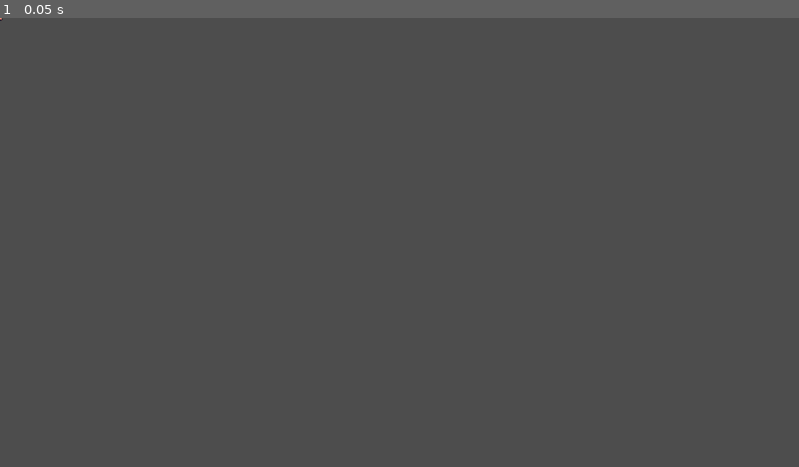
Above: before the commit, frame 1.
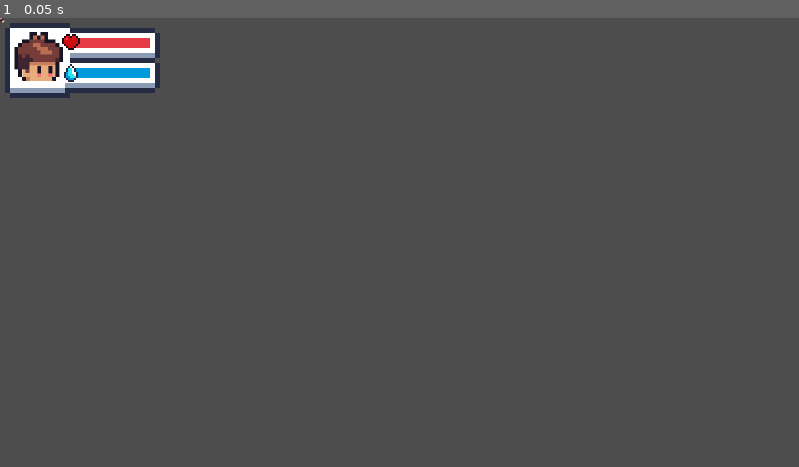
Above: after the commit, the same moment.

Repository: BenedictZir/farmageddon
Game: Godot game, scene res://Scenes/Player/player.tscn
The game is run twice, just before and just after one commit, with the same random seed, the same clock (stepped at 60 frames per second) and the same inputs. The project has no main scene, so this scene is started directly.
Inputs:
- Up to frame 1 (0.05 s): no input

The runs differ from the first frame. In frame 1, 3.0% of the frame differs, in the area x 0-21%, y 0-18%.
Error before the commit: Attempt to call function 'update_bars' in base 'null instance' on a null instance. (res://Scripts/Player/player.gd:52)

Commit message:
feat: player hud

Diff:
--- a/Scenes/Player/player.tscn
+++ b/Scenes/Player/player.tscn
@@ -1,7 +1,12 @@
 [gd_scene format=3 uid="uid://dovflfem0i0ky"]
 
+[ext_resource type="Texture2D" uid="uid://d08awmfihc4p1" path="res://Assets/Sunnyside_World_ASSET_PACK_V2.1/Sunnyside_World_ASSET_PACK_V2.1/Sunnyside_World_Assets/UI/white_progress.png" id="34_2jnj1"]
+[ext_resource type="Texture2D" uid="uid://cvx1mb8cmapil" path="res://Assets/Sunnyside_World_ASSET_PACK_V2.1/Sunnyside_World_ASSET_PACK_V2.1/Sunnyside_World_Assets/UI/expression_love.png" id="36_2aanf"]
+[ext_resource type="Texture2D" uid="uid://bhhnurqifld4k" path="res://Assets/Sunnyside_World_ASSET_PACK_V2.1/Sunnyside_World_ASSET_PACK_V2.1/Sunnyside_World_Assets/UI/hud.png" id="36_mwii3"]
+[ext_resource type="Texture2D" uid="uid://b72k0xir82vae" path="res://Assets/Sunnyside_World_ASSET_PACK_V2.1/Sunnyside_World_ASSET_PACK_V2.1/Sunnyside_World_Assets/UI/expression_working.png" id="37_2aanf"]
 [ext_resource type="PackedScene" uid="uid://c6bn0o60aqgi8" path="res://Scenes/Player/select_box.tscn" id="scn_selectbox"]
 [ext_resource type="Script" uid="uid://4iw2c8bqnaea" path="res://Scripts/Components/health_component.gd" id="scr_health"]
+[ext_resource type="Script" uid="uid://17dbl53f5w0c" path="res://Scripts/Player/player_hud.gd" id="scr_hud"]
 [ext_resource type="Script" uid="uid://cc4enjncjqjyt" path="res://Scripts/Components/movement_component.gd" id="scr_movement"]
 [ext_resource type="Script" uid="uid://b3l1tuwvfv8qj" path="res://Scripts/Player/player.gd" id="scr_player"]
 [ext_resource type="Script" uid="uid://c0a67cudkm4cw" path="res://Scripts/Player/player_visual.gd" id="scr_visual"]
@@ -1965,10 +1970,15 @@
 "speed": 12.0
 }]
 
+[sub_resource type="AtlasTexture" id="AtlasTexture_enij7"]
+atlas = ExtResource("tex_base_idle")
+region = Rect2(44, 24, 9, 10)
+
 [node name="Player" type="CharacterBody2D" unique_id=949497324]
 script = ExtResource("scr_player")
 
 [node name="CollisionShape2D" type="CollisionShape2D" parent="." unique_id=649593810]
+position = Vector2(0, -1)
 shape = SubResource("col_rect")
 
 [node name="Components" type="Node2D" parent="." unique_id=2029514981]
@@ -1999,4 +2009,51 @@
 frame_progress = 0.79641855
 
 [node name="SelectBox" parent="." unique_id=1510798765 instance=ExtResource("scn_selectbox")]
-visible = false
+
+[node name="HUD" type="CanvasLayer" parent="." unique_id=1910900308]
+script = ExtResource("scr_hud")
+
+[node name="Hud" type="Sprite2D" parent="HUD" unique_id=1800543559]
+position = Vector2(210, 96)
+scale = Vector2(12, 12)
+texture = ExtResource("36_mwii3")
+
+[node name="PlayerHP" type="TextureProgressBar" parent="HUD" unique_id=1870496069]
+modulate = Color(0.89411765, 0.23137255, 0.26666668, 1)
+offset_left = 168.0
+offset_top = 48.0
+offset_right = 184.0
+offset_bottom = 50.0
+scale = Vector2(12, 12)
+texture_progress = ExtResource("34_2jnj1")
+
+[node name="HealthIcon" type="Sprite2D" parent="HUD/PlayerHP" unique_id=735970345]
+position = Vector2(0.167, 0.805)
+scale = Vector2(0.4, 0.4)
+texture = ExtResource("36_2aanf")
+
+[node name="PlayerEnergy" type="TextureProgressBar" parent="HUD" unique_id=1321543717]
+self_modulate = Color(0, 0.6, 0.85882354, 1)
+offset_left = 168.0
+offset_top = 120.00001
+offset_right = 184.0
+offset_bottom = 122.00001
+scale = Vector2(12, 12)
+step = 0.1
+texture_progress = ExtResource("34_2jnj1")
+
+[node name="EnergyIcon" type="Sprite2D" parent="HUD/PlayerEnergy" unique_id=841826458]
+position = Vector2(0.16699982, 0.97166634)
+scale = Vector2(0.4, 0.4)
+texture = ExtResource("37_2aanf")
+
+[node name="PlayerIcon" type="Sprite2D" parent="HUD" unique_id=952850822]
+position = Vector2(94, 106)
+scale = Vector2(9, 9)
+texture = SubResource("AtlasTexture_enij7")
+
+[node name="PlayerIconHair" type="Sprite2D" parent="HUD/PlayerIcon" unique_id=1967888746]
+position = Vector2(-0.11111069, -1.5555553)
+texture = ExtResource("tex_bowlhair_idle")
+region_enabled = true
+region_rect = Rect2(42, 21, 13, 13)
